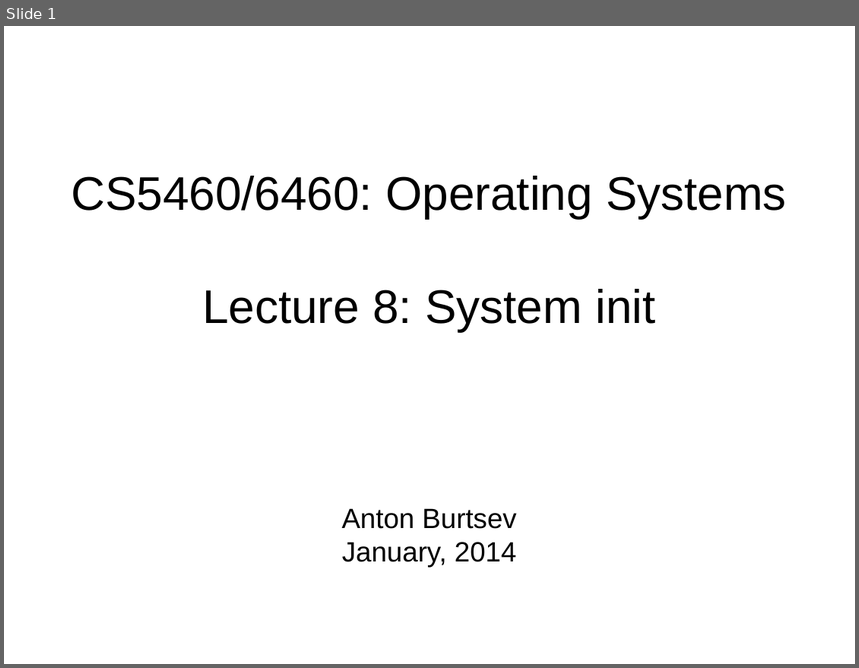
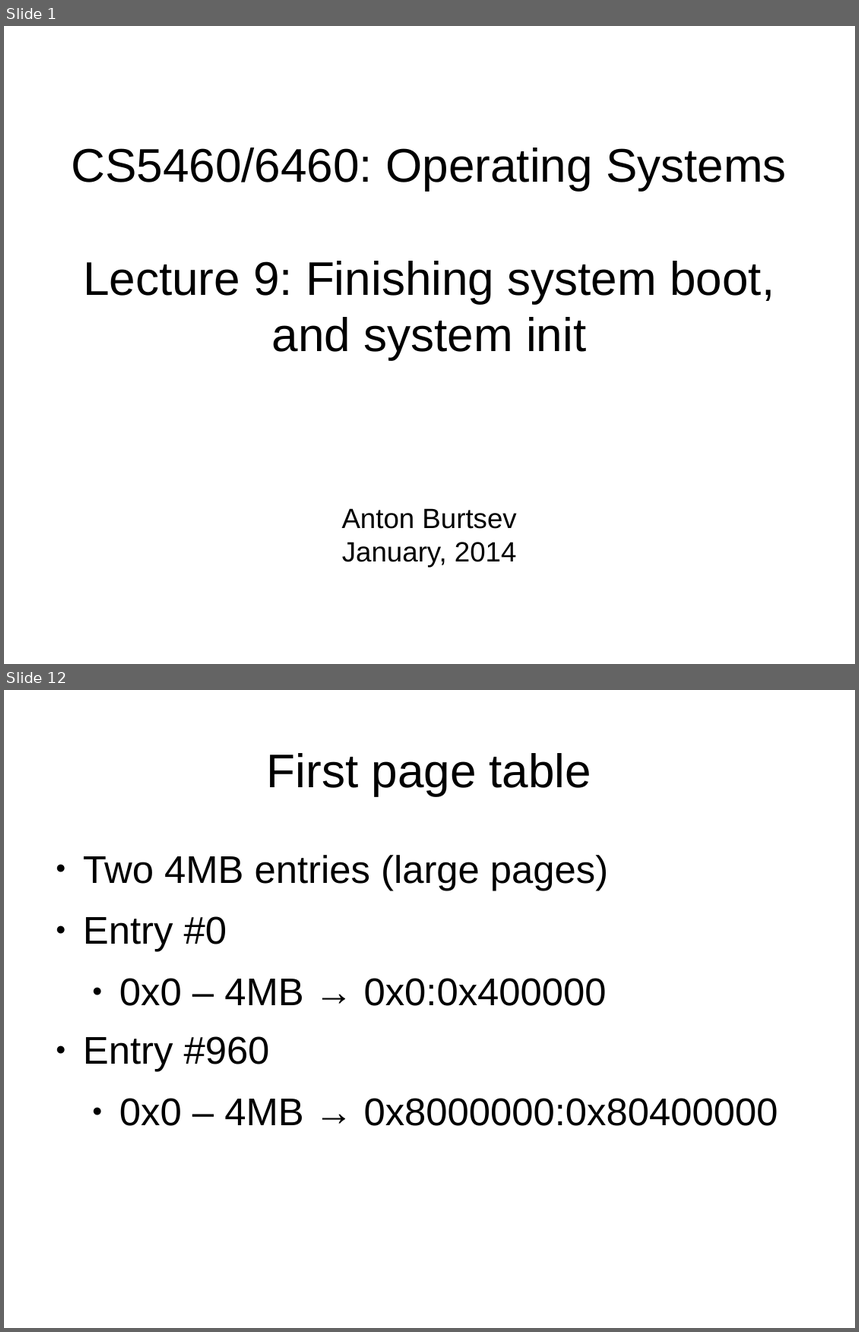
Before and after one commit to antonburtsev/cs5460, a slide deck: lectures/lecture09-kernel-init/lecture09-kernel-init.odp. Shown one above the other, each under a label of ours: slide 1 before the commit, slides 1 and 12 after it; the slides between them are not shown. The pictures are 859x668 and 859x1332 pixels, drawn with LibreOffice and Linux fonts; fonts in the diff are those of the drawing. Boxes give left, top, right and bottom in pixels: in the first picture for what was removed or moved away, otherwise in the second. Text is boxed around its words. In the diff, an @@ line names an element or a change of style, - is before the commit and + after.

Commit message:
Lecture 09 -- Finishing kernel boot

```diff
--- a/lectures/lecture09-kernel-init/lecture09-kernel-init.odp
+++ b/lectures/lecture09-kernel-init/lecture09-kernel-init.odp
@@ slide 12 added at [4, 690, 855, 1328], background #FFFFFF @@
@@ title added at [267, 753, 592, 796], 44 pt, text #000000 @@
+First page table
@@ text added at [83, 855, 778, 1126], 36 pt, text #000000 @@
+● Two 4MB entries (large pages)
+● Entry #0
+  ● 0x0 – 4MB → 0x0:0x400000
+● Entry #960
+  ● 0x0 – 4MB → 0x8000000:0x80400000
@@ slide 1 changed as well @@
@@ title at [71, 148, 787, 360]: text changed @@
-CS5460/6460: Operating Systems
-Lecture 8: System init
+CS5460/6460: Operating Systems
+Lecture 9: Finishing system boot, and system init
```
Also in this commit, not shown: 3 other slides changed, 22 other slides added, 31 slides removed, 6 other files.
